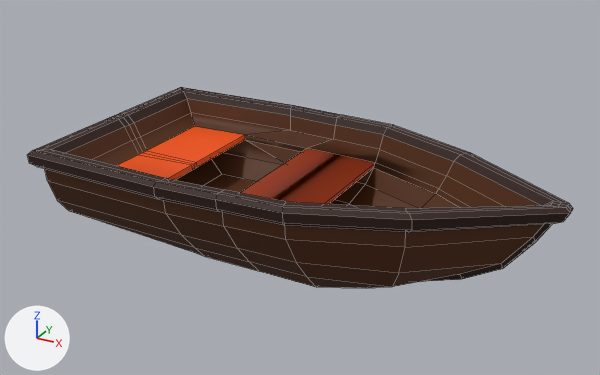
Before and after pictures for a commit that changed the FBX model Assets/ssenner/Model/Boat/Boat.fbx.
Both versions are drawn from a camera (50 mm lens) standing at (5.38, -8.76, 4.89) and looking at (0.53, 0.06, 0.48). Lighting does not change. The marker at lower left points along +X, +Y and +Z. Mesh edges are drawn as thin lines. Where no turn or scale is listed for an object, it has been applied to the vertices.

The first picture shows 'Boat'.
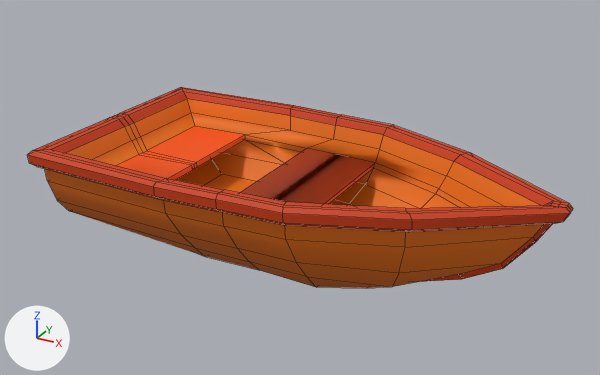
The newer file is also turned or shifted as a whole; pictures and numbers use the older file's frame.

Where the change shows, as pixel boxes (x1, y1, x2, y2) in the pictures (600 x 375 px):
'Boat', recoloured (brown to orange)
    both: (27, 87, 573, 288)

The change, as a diff of the scene's bpy script:
```diff
--- a/Assets/ssenner/Model/Boat/Boat.fbx.py
+++ b/Assets/ssenner/Model/Boat/Boat.fbx.py
@@ mat_wood1 @@
 mat_wood1 = principled_material('wood1')
-mat_wood1.base_color = (0.0871, 0.0214, 0.0)  # brown #532800
+mat_wood1.base_color = (0.814, 0.164, 0.0)  # orange #e97100
 mat_wood1.roughness = 0.653
@@ mat_wood2 @@
 mat_wood2 = principled_material('wood2')
-mat_wood2.base_color = (0.0254, 0.00403, 0.0)  # brown #2c0d00
+mat_wood2.base_color = (0.615, 0.0453, 0.0)  # orange #ce3c00
 mat_wood2.roughness = 0.611
```
